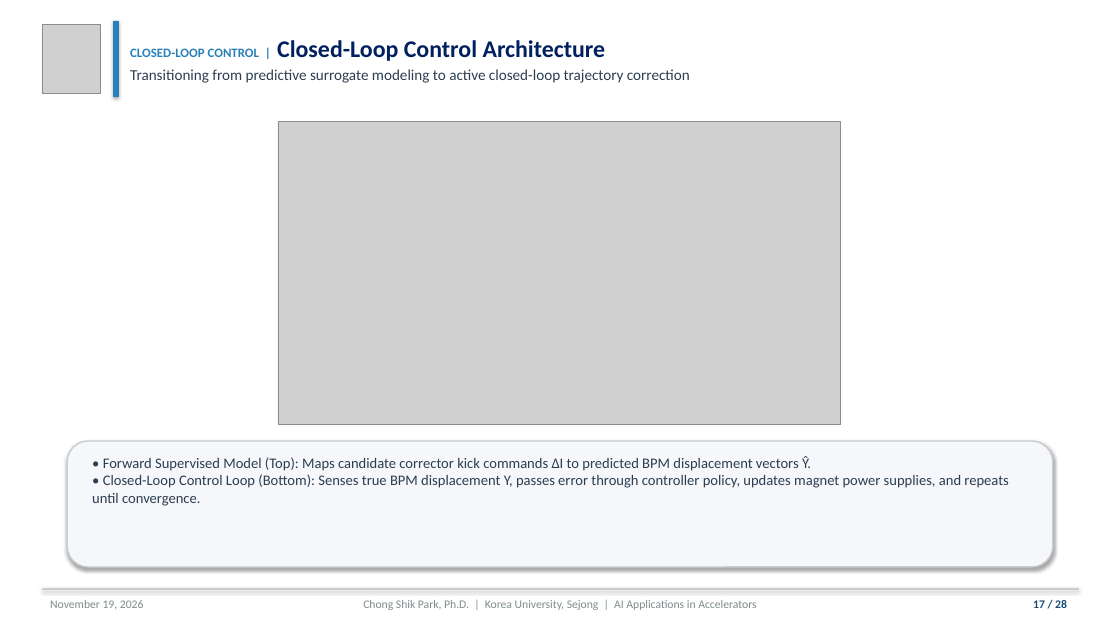
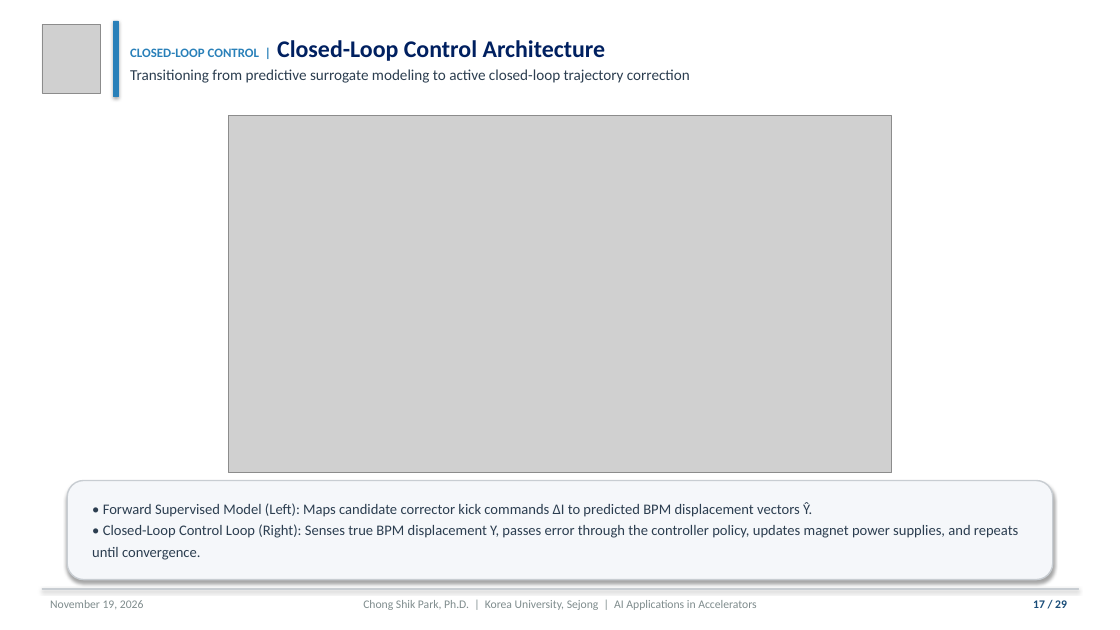
Before and after one commit to cspark7701/ai4acc-mini-hackathon, a slide deck: slide 17 of presentations/Lecture_1_AI_ML_Foundations_and_Control.pptx. Drawn at 1120x630 pixels with LibreOffice and Linux fonts; fonts in the diff are those of the drawing; grey boxes stand for pictures. Boxes give left, top, right and bottom in pixels: in the first picture for what was removed or moved away, otherwise in the second. Text is boxed around its words. In the diff, an @@ line names an element or a change of style, - is before the commit and + after.

```diff
--- a/presentations/Lecture_1_AI_ML_Foundations_and_Control.pptx
+++ b/presentations/Lecture_1_AI_ML_Foundations_and_Control.pptx
@@ picture: place and size @@
-picture at [278, 122, 841, 424]
+picture at [229, 116, 891, 473]
@@ rounded rectangle: place and size @@
-rounded rectangle at [67, 441, 1053, 567]
+rounded rectangle at [67, 481, 1053, 580]
@@ text "• Forward Supervised Model (Left): ..." at [92, 502, 1018, 560]: vertical alignment top to middle @@
@@ text at [92, 502, 1018, 560]: text changed @@
-• Forward Supervised Model (Top): Maps candidate corrector kick commands ΔI to predicted BPM displacement vectors Ŷ.
-• Closed-Loop Control Loop (Bottom): Senses true BPM displacement Y, passes error through controller policy, updates magnet power supplies, and repeats until convergence.
+• Forward Supervised Model (Left): Maps candidate corrector kick commands ΔI to predicted BPM displacement vectors Ŷ.
+• Closed-Loop Control Loop (Right): Senses true BPM displacement Y, passes error through the controller policy, updates magnet power supplies, and repeats until convergence.
```
Also in this commit, not shown: 27 other slides changed, 1 slide added, 10 other files.
